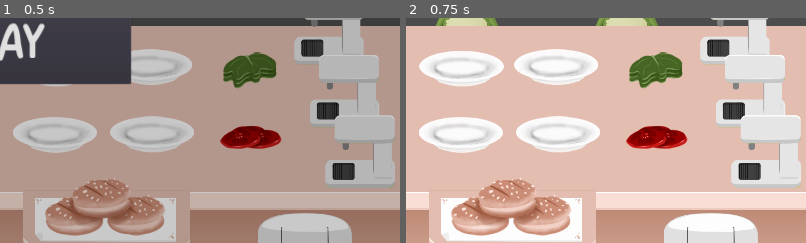
Above: before the commit, frames 1-2 (left to right).
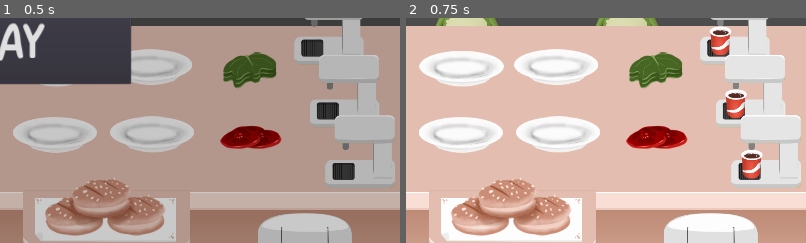
Above: after the commit, the same moments.

Repository: samuelpedrajas/MyVeganRestaurant
Game: Godot game, scene res://Scenes/Kitchen.tscn
The game is run twice, just before and just after one commit, with the same random seed, the same clock (stepped at 60 frames per second) and the same inputs.
Inputs:
- Up to frame 1 (0.5 s): no input
- Up to frame 2 (0.75 s): click "PLAY" at 0.5 s
The pictures show only the part of the screen within x 50-100%, y 44-94%; the shares and areas given below are measured in that part.

Frame 1 is identical in both runs. In frame 2, 1.7% of the frame differs, in the area x 75-90%, y 3-72%.

Commit message:
make fryer and dishprovider automatic

Diff:
--- a/Scenes/Fryer.tscn
+++ b/Scenes/Fryer.tscn
@@ -24,8 +24,7 @@
 "values": [ false ]
 }
 
-[sub_resource type="Animation" id=2]
-resource_name = "preparing_animation"
+[sub_resource type="Animation" id=3]
 tracks/0/type = "value"
 tracks/0/path = NodePath("Fries:visible")
 tracks/0/interp = 1
@@ -45,6 +44,7 @@
 script = ExtResource( 1 )
 reference = "Fryer"
 hide_ingredient = true
+serve_automatically = true
 
 [node name="Fryer" type="Sprite" parent="."]
 texture = ExtResource( 3 )
@@ -63,8 +63,8 @@
 shape = SubResource( 1 )
 
 [node name="AnimationPlayer" type="AnimationPlayer" parent="."]
-anims/default_animation = SubResource( 3 )
-anims/preparing_animation = SubResource( 2 )
+anims/default_animation = SubResource( 2 )
+anims/preparing_animation = SubResource( 3 )
 [connection signal="food_burned" from="Timer" to="." method="_on_Timer_food_burned"]
 [connection signal="food_cooked" from="Timer" to="." method="_on_Timer_food_cooked"]
 [connection signal="clicked" from="ClickableArea" to="." method="_on_ClickableArea_clicked"]
--- a/Scenes/Timer.tscn
+++ b/Scenes/Timer.tscn
@@ -12,6 +12,8 @@
 
 [node name="Timer" type="Node2D"]
 script = ExtResource( 1 )
+cooking_time = 2
+burning_time = 6
 
 [node name="Timer" type="Timer" parent="."]
 
--- a/Scripts/DishProvider.gd
+++ b/Scripts/DishProvider.gd
@@ -2,15 +2,21 @@
 
 
 export(NodePath) onready var kitchen = get_node(kitchen)
+export(bool) var autohide_timer = true
 
 var dish = null
-var preparing = false
+
+
+func _ready():
+	_on_Timer_food_cooked()
 
 
 func drop_item():
 	self.dish = null
-	$AnimationPlayer.play("default_animation")
 	$Timer.stop()
+	$Timer.resume_or_start()
+	$Timer.show()
+	$AnimationPlayer.play("preparing_animation")
 
 
 func get_throw_position():
@@ -20,13 +26,10 @@
 func _on_Timer_food_cooked():
 	self.dish = $Placeholder/Cola.duplicate()
 	$AnimationPlayer.play("prepared_animation")
-	preparing = false
+	if autohide_timer:
+		$Timer.hide()
 
 
 func _on_ClickableArea_clicked():
 	if self.dish != null:
 		kitchen.deliver(self.dish, self)
-	elif not preparing:
-		preparing = true
-		$Timer.resume_or_start()
-		$AnimationPlayer.play("preparing_animation")
--- a/Scripts/FoodMachine.gd
+++ b/Scripts/FoodMachine.gd
@@ -5,6 +5,7 @@
 export(bool) var hide_ingredient = false
 export(NodePath) onready var kitchen = get_node(kitchen)
 export(NodePath) var platform
+export(bool) var serve_automatically = false
 
 var ingredient = null
 
@@ -43,7 +44,8 @@
 
 func _on_Timer_food_cooked():
 	self.ingredient.evolve()
-
+	if self.serve_automatically:
+		kitchen.use_item(self.ingredient, self)
 
 func _on_Timer_food_burned():
 	self.ingredient.evolve()
Not shown: 1 places in Scenes/Fryer.tscn that only renumber resources
